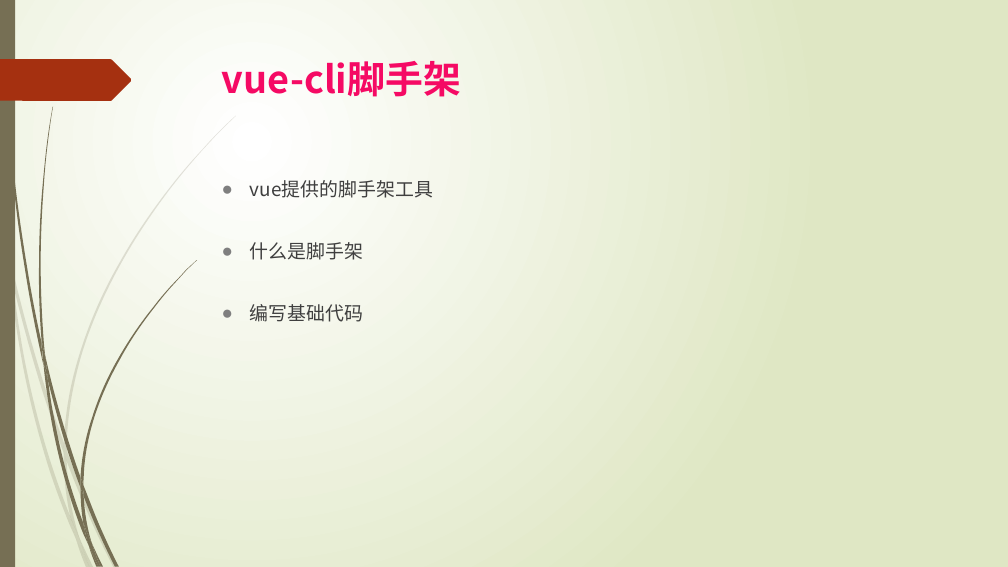
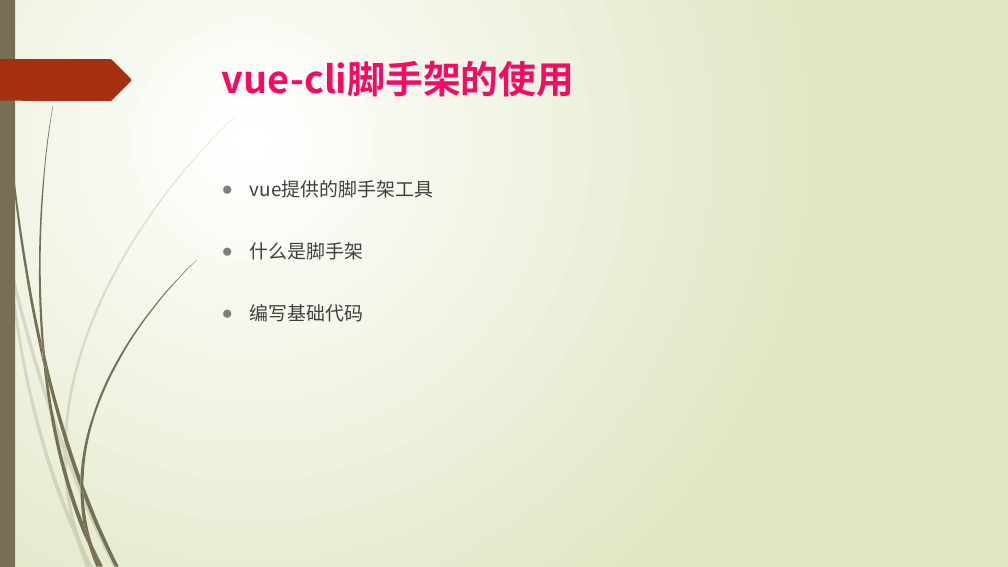
Before and after one commit to zhenzhen0321/qishoucode, a slide deck: slide 13 of vue分享.pptx (slide 18 before the commit). Drawn at 1008x567 pixels with LibreOffice and Linux fonts; fonts in the diff are those of the drawing. Boxes give left, top, right and bottom in pixels: in the first picture for what was removed or moved away, otherwise in the second. Text is boxed around its words. In the diff, an @@ line names an element or a change of style, - is before the commit and + after.

```diff
--- a/vue分享.pptx
+++ b/vue分享.pptx
@@ title at <box>222,61,574,97</box>: text changed @@
-vue-cli脚手架
+vue-cli脚手架的使用
```
Also in this commit, not shown: 2 other slides changed, 1 slide added, 8 slides removed, 1 other file.
